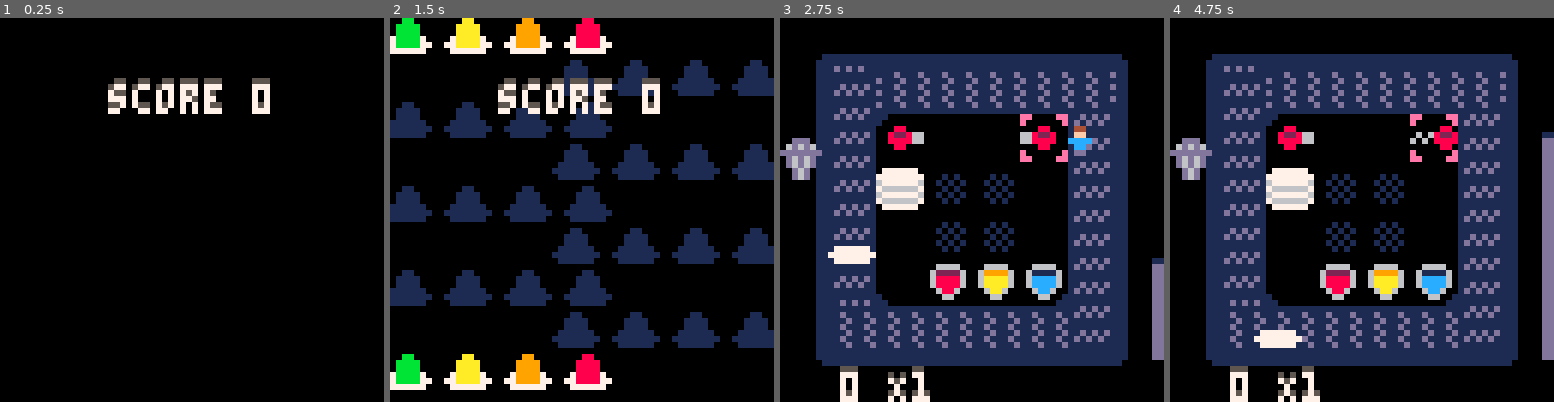
Above: before the commit, frames 1-4 (left to right).
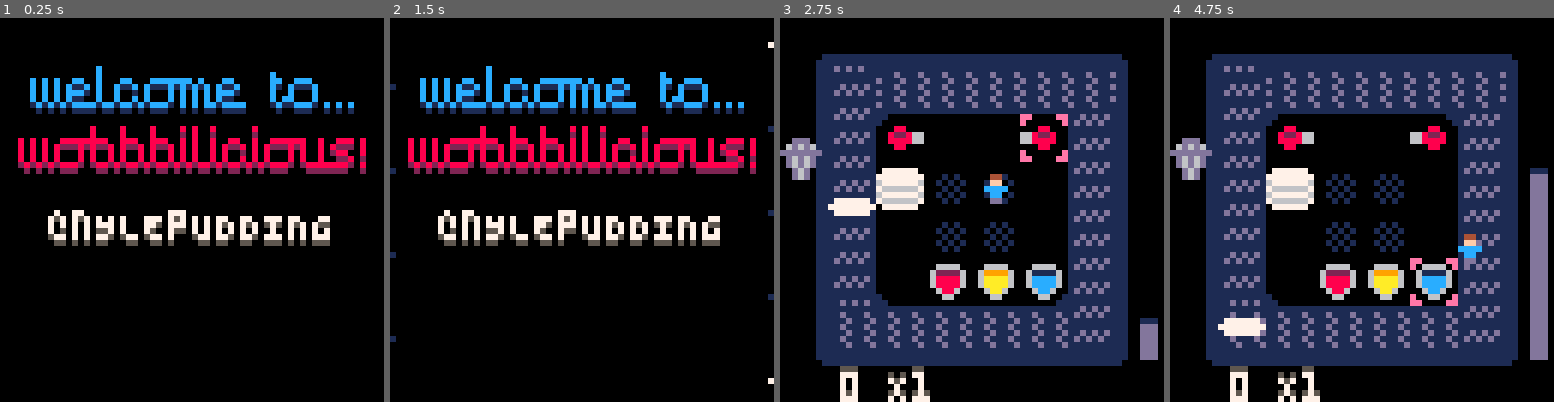
Above: after the commit, the same moments.

Repository: NylePudding/wobbilicious
Game: PICO-8 cartridge wobbilicious.p8
Same seed, same stepped clock (60 frames per second), same inputs: the game is played once before the commit and once after it.
Inputs:
- Up to frame 1 (0.25 s): no input
- Up to frame 2 (1.5 s): tap X (X key) at 0.33, 1.07 s; tap O (Z key) at 0.7 s
- Up to frame 3 (2.75 s): hold Right 1.6-2.1 s; tap O (Z key) at 1.7, 2.1, 2.5 s; tap X (X key) at 1.85 s; hold Up 2.15-2.42 s; hold Right from 2.47 s (still down)
- Up to frame 4 (4.75 s): tap O (Z key) every 0.4 s from 2.9 to 4.5 s; tap X (X key) at 2.97, 4.08 s; release Right at 3.03 s; hold Left 3.08-3.58 s; hold Down 3.63-3.97 s; hold Right 4.02-4.68 s; hold Up from 4.73 s (still down)

The runs differ from the first frame. In frame 1, 14% of the frame differs, in the area x 4-96%, y 12-60%; in frame 2, 37%, in the area x 0-100%, y 0-97%; in frame 3, 2.6%; in frame 4, 5.0%.

Commit message:
final commit before lowrezjam submission

Diff:
--- a/wobbilicious.p8
+++ b/wobbilicious.p8
@@ -1,6 +1,9 @@
 pico-8 cartridge // http://www.pico-8.com
 version 18
 __lua__
+--wobbilicious
+--by nylepudding
+
 tms = {}
 ps = {}
 ms = {}
@@ -12,12 +15,14 @@
 f = 0
 score = 0
 multi = 1
-state = "fail"
+state = "title"
 diff = 1
 n_o_t = 180
 title_speed = 1
 s_game = false
 timer = -1
+served=0
+phase_i = -1
 
 function _init()
 	poke(0x5f2c,3)
@@ -25,15 +30,17 @@
 	p.x = 24
 	p.y = 24
 
-	add_jelly_line(-8,-1,1,false)
-	add_jelly_line(64,6,-1,true)
-	add_jelly_line(-8,13,1,true)
-	add_jelly_line(64,20,-1,true)
-	add_jelly_line(-8,27,1,true)
-	add_jelly_line(64,34,-1,true)
-	add_jelly_line(-8,41,1,true)
-	add_jelly_line(64,48,-1,true)
-	add_jelly_line(-8,55,1,false)
+	music(0)
+
+	add_jelly_line(-8,0,1,false)
+	add_jelly_line(64,7,-1,true)
+	add_jelly_line(-8,14,1,true)
+	add_jelly_line(64,21,-1,true)
+	add_jelly_line(-8,28,1,true)
+	add_jelly_line(64,35,-1,true)
+	add_jelly_line(-8,42,1,true)
+	add_jelly_line(64,49,-1,true)
+	add_jelly_line(-8,56,1,false)
 
 	--setup treadmills
 	add_tm(8,8,"d")
@@ -77,6 +84,7 @@
 		set_o_pos()
 		move_o()
 		check_n_o()
+		update_diff()
 	elseif state == "title" then
 		draw_jelly_lines()
 		move_title_j()
@@ -85,13 +93,14 @@
 		end
 		if f - timer > 60 and s_game == true then
 			state = "game"
+			music(2)
 			s_game = false
 			title_speed = 1
 		end
 	elseif state == "fail" then
 		draw_jelly_lines()
 		move_title_j()
-		if btn(1) then
+		if btn(4) then
 			reset()
 			state = "game"
 		end
@@ -117,11 +126,12 @@
 		draw_title_j()
 		draw_title()
 		draw_cred(8,32)
-		draw_promtp(16,45)
+		draw_promtp(16,45,"❎")
 	elseif state == "fail" then
 		draw_title_j()
 		draw_results()
-
+		draw_end_title()
+		draw_promtp(16,45,"z")
 	end
 end
 
@@ -136,6 +146,8 @@
 	p.y = 24
 	diff = 1
 	n_o_t = 180
+	served=0
+	phase_i = -1
 end
 
 function start_title()
@@ -143,14 +155,26 @@
 end
 
 function draw_results()
-
-	print("score " .. score,18,10,5)
-	print("score " .. score,18,11,7)
-
+	print("score " .. ceil(score),12,10,5)
+	print("score " .. ceil(score),12,11,7)
+end
+
+function draw_end_title()
+
+	local phrases = {"TOO MUCH JELLY!",
+					 "   GET TO THE\n  JELLYCOPTER!"}
+	if phase_i == -1 then
+		phase_i = flr(rnd(#phrases)) + 1
+	end
+	local str = phrases[phase_i]
+	print(str,1,25,5)
+	print(str,1,24,7)
 end
 
 function start_game()
 	if s_game == false then
+		music(-1)
+		sfx(6)
 		s_game = true
 		title_speed = 2
 		timer = f
@@ -215,7 +239,7 @@
 	print("@nYLEpUDDING",x,y,7)
 end
 
-function draw_promtp(x,y)
+function draw_promtp(x,y,b)
 
 	if s_game == false then
 
@@ -227,8 +251,8 @@
 		f % 16 == 5 or
 		f % 16 == 6 or
 		f % 16 == 7 then
-			print("PRESS ❎",x,y+1,5)
-			print("PRESS ❎",x,y,7)
+			print("PRESS " .. b,x,y+1,5)
+			print("PRESS " .. b,x,y,7)
 		end
 	else
 		if s_game == true and
@@ -275,36 +299,153 @@
 
 -- order functions
 
+function update_diff()
+	if served < 5 then
+		diff=1
+	elseif served < 12 then
+		diff=2
+	elseif served < 18 then
+		diff=3
+	elseif served < 25 then
+		diff=4
+	elseif served < 35 then
+		diff=5
+	elseif served < 45 then
+		diff=5
+	elseif served < 55 then
+		diff=6
+	else
+		diff=7
+	end
+end
+
+
+function get_diff_time()
+
+	if diff == 1 then
+		return 180
+	elseif diff == 2 then
+		return 150
+	elseif diff == 3 then
+		return 150
+	elseif diff == 4 then
+		return 150
+	elseif diff ==5 then
+		return 150
+	elseif diff==6 then
+		return 120
+	else
+		return 120
+	end
+end
+
 function get_diff_jelly()
 
 	if diff == 1 then
+		local r = flr(rnd(2)) + 1
+		if r == 1 then
+			return 8
+		elseif r==2 then
+			return 10
+		end
+	elseif diff == 2 then
 		local r = flr(rnd(3)) + 1
+		if r==1 then
+			return 8
+		elseif r==2 then
+			return 10
+		elseif r==3 then
+			return 9
+		end
+	elseif diff == 3 then
+		local r = flr(rnd(4)) + 1
 		if r == 1 then
 			return 8
 		elseif r==2 then
 			return 10
 		elseif r==3 then
 			return 12
+		elseif r==4 then
+			return 9
+		end
+	elseif diff == 4 then
+		local r = flr(rnd(5)) + 1
+		if r == 1 then
+			return 8
+		elseif r==2 then
+			return 10
+		elseif r==3 then
+			return 12
+		elseif r==4 then
+			return 9
+		elseif r==5 then
+			return 11
+		end
+	elseif diff == 5 then
+		local r = flr(rnd(6)) + 1
+		if r==1 then
+			return 10
+		elseif r==2 then
+			return 12
+		elseif r==3 then
+			return 9
+		elseif r==4 then
+			return 11
+		elseif r==5 then
+			return 2
+		elseif r==6 then
+			return 8
+		end
+	else
+		local r = flr(rnd(7)) + 1
+		if r==1 then
+			return 10
+		elseif r==2 then
+			return 12
+		elseif r==3 then
+			return 9
+		elseif r==4 then
+			return 11
+		elseif r==5 then
+			return 2
+		elseif r==6 then
+			return 8
+		elseif r==7 then
+			return 4
 		end
 	end
 end
 
 function check_n_o()
 	if n_o_t <= -1 then
-		add_o(get_diff_jelly())
+		local j_c = get_diff_jelly()
+		add_o(j_c)
+		sfx(13)
 		if diff == 1 then
 			n_o_t = 180
+		elseif diff==2 then
+			n_o_t =150
+		elseif diff==3 then
+			n_o_t =150
+		elseif diff==4 then
+			n_o_t =150
+		elseif diff==5 then
+			n_o_t =150
+		elseif diff==6 then
+			n_o_t =150
+		else
+			n_o_t=120
 		end
 	end
 	n_o_t -= 1
 end
 
 function draw_n_o()
-	local frac = (n_o_t / 180)
+	local frac = (n_o_t / get_diff_time())
 	local h = (64 - (flr(64 * frac)))
 	local h = lerp(8,56,ease_in(frac))
-	rectfill(62,h-1,64,56,1)
-	rectfill(62,h,64,56,13)
+	rectfill(60,h-1,62,56,1)
+	rectfill(60,h,62,56,13)
 end
 
 function draw_o_q()
@@ -398,6 +539,9 @@
 		local o = ords[i]
 		if c == o.c and o.v == true then
 			score+=10*multi
+			--
+			sfx(11)
+			served+=1
 			if o.x==0 then
 				if multi < 2.9 then
 					multi += 0.1
@@ -433,7 +577,7 @@
  		p.y+=1
  	end
 
-	if btnp(4) then
+	if btnp(5) then
 		local m = closest_m(p.x,p.y)
 		m.a(m)
 	end
@@ -604,36 +748,84 @@
 		local function action(m)
 			if p_col(8,24) == false then
 				add_p(8,24,2)
+				sfx(7)
 			end
 		end
 		m.a=action
 	elseif t=="r" then
 		local function action(m)
-			local p = p_col(24-4,48)
-			if p != false then
-				p.f = mix_jelly(p.f,34)
-			end
-		end
+			if m.f != 9 then
+				m.f = 9
+				m.tim = 1
+				local p = p_col(24-4,48)
+				if p != false then
+					sfx(8)
+					p.f = mix_jelly(p.f,34)
+				end
+			end
+		end
+
+		local function check(m)
+			if m.tim != 0 then
+				m.tim += 1
+				if m.tim > 7 then
+					m.tim = 0
+					m.f = 25
+				end
+			end
+		end
+		m.c=check
 		m.a=action
 	elseif t=="y" then
 		local function action(m)
-			local p = p_col(32-4,48)
-			if p != false then
-				p.f = mix_jelly(p.f,35)
-			end
-		end
+			if m.f != 10 then
+				m.f = 10
+				m.tim = 1
+				local p = p_col(32-4,48)
+				if p != false then
+					sfx(9)
+					p.f = mix_jelly(p.f,35)
+				end
+			end
+		end
+		local function check(m)
+			if m.tim != 0 then
+				m.tim += 1
+				if m.tim > 7 then
+					m.tim = 0
+					m.f = 26
+				end
+			end
+		end
+		m.c=check
 		m.a=action
 	elseif t=="b" then
 		local function action(m)
-			local p = p_col(40-4,48)
-			if p != false then
-				p.f = mix_jelly(p.f,36)
-			end
-		end
+			if m.f != 11 then
+				m.f = 11
+				m.tim = 1
+				local p = p_col(40-4,48)
+				if p != false then
+					sfx(10)
+					p.f = mix_jelly(p.f,36)
+				end
+			end
+		end
+		local function check(m)
+			if m.tim != 0 then
+				m.tim += 1
+				if m.tim > 7 then
+					m.tim = 0
+					m.f = 27
+				end
+			end
+		end
+		m.c=check
 		m.a=action
 	elseif t=="s" then
 		local function action(m)
 			if m.f != 14 then
+				sfx(12)
 				m.f = 14
 				m.tim = 1
 				local p = p_col(48-4,16-4)
@@ -657,6 +849,7 @@
 	elseif t=="t" then
 		local function action(m)
 			if m.f != 30 then
+				sfx(12)
 				m.f = 30
 				m.tim = 1
 				local p = p_col(m.x-12,16-4)
@@ -754,7 +947,7 @@
 
 function draw_m_a()
 	local m = closest_m(p.x,p.y)
-	spr(9,m.x,m.y)
+	spr(8,m.x,m.y)
 end
 
 function check_m()
Not shown, changed: 20 lines of the sprite sheet (__gfx__) section of wobbilicious.p8
Not shown, changed: the thumbnail (__label__) section of wobbilicious.p8
Not shown, changed: the music (__music__) section of wobbilicious.p8
Not shown, changed: the sound effects (__sfx__) section of wobbilicious.p8
Not shown, changed: export.zip
Not shown, added: export/wobbilicious.html
Not shown, changed: export/wobbilicious.js
Not shown, added: wobbilicious.p8.png
